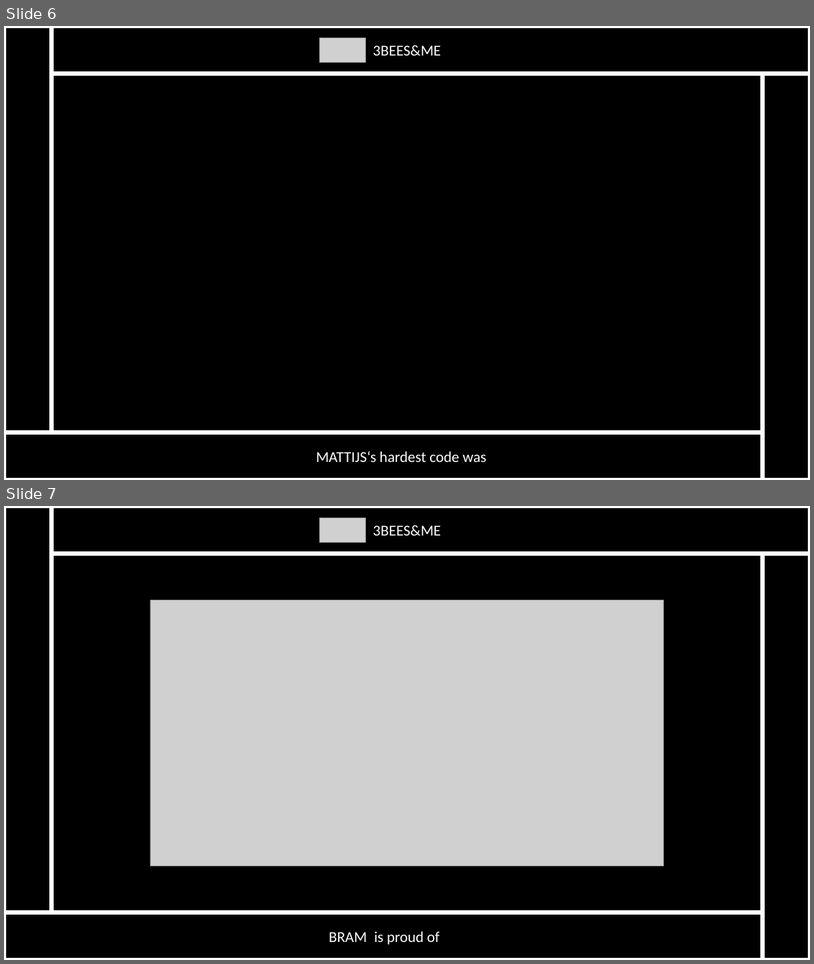
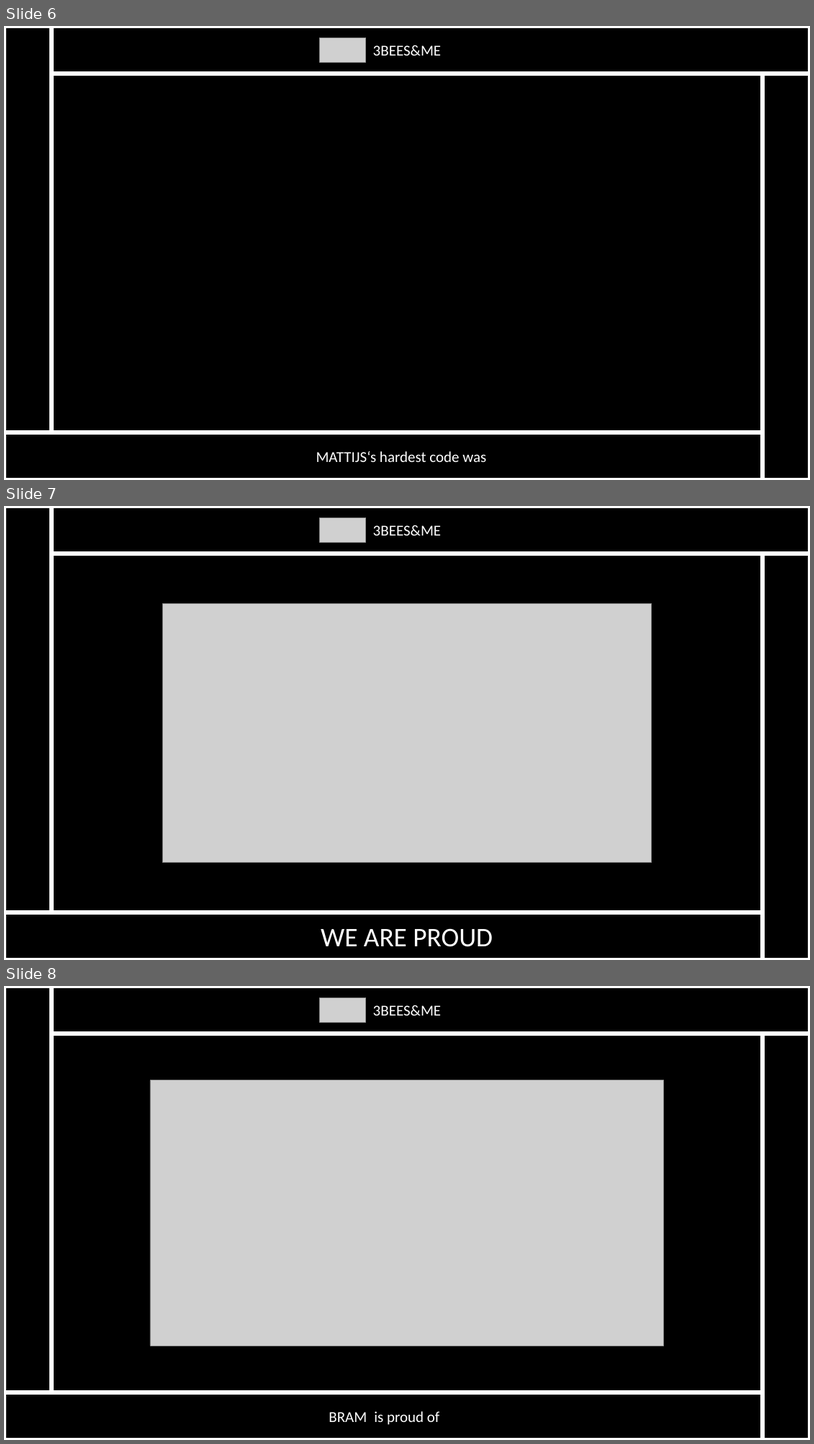
Before and after one commit to BlNARYFOUR/Howeststone, a slide deck: documents/presentatie.pptx. Shown one above the other, each under a label of ours: slides 6 and 7 before the commit, slides 6, 7 and 8 after it. The pictures are 814x964 and 814x1444 pixels, drawn with LibreOffice and Linux fonts; fonts in the diff are those of the drawing; grey boxes stand for pictures. Boxes give left, top, right and bottom in pixels: in the first picture for what was removed or moved away, otherwise in the second. Text is boxed around its words. In the diff, an @@ line names an element or a change of style, - is before the commit and + after.

Commit message:
WE ARE PROUD ;)

```diff
--- a/documents/presentatie.pptx
+++ b/documents/presentatie.pptx
@@ slide 7 added at (4, 506, 810, 960), background #000000 @@
@@ rectangle added at (4, 506, 52, 912), fill #000000, outline #FFFFFF 5 pt @@
@@ rectangle added at (52, 506, 810, 554), fill #000000, outline #FFFFFF 5 pt @@
@@ picture added at (320, 518, 366, 542) @@
@@ rectangle added at (366, 512, 448, 548), fill #000000, outline #000000 1 pt, 18 pt, text #FFFFFF @@
+3BEES&ME
@@ rectangle added at (763, 554, 810, 960), fill #000000, outline #FFFFFF 5 pt @@
@@ picture added at (162, 603, 652, 862) @@
@@ rectangle added at (4, 912, 763, 960), fill #000000, outline #FFFFFF 5 pt @@
@@ text added at (321, 928, 493, 947), 32 pt, text #FFFFFF @@
+WE ARE PROUD
@@ what was slide 7 is now slide 8 @@
```
